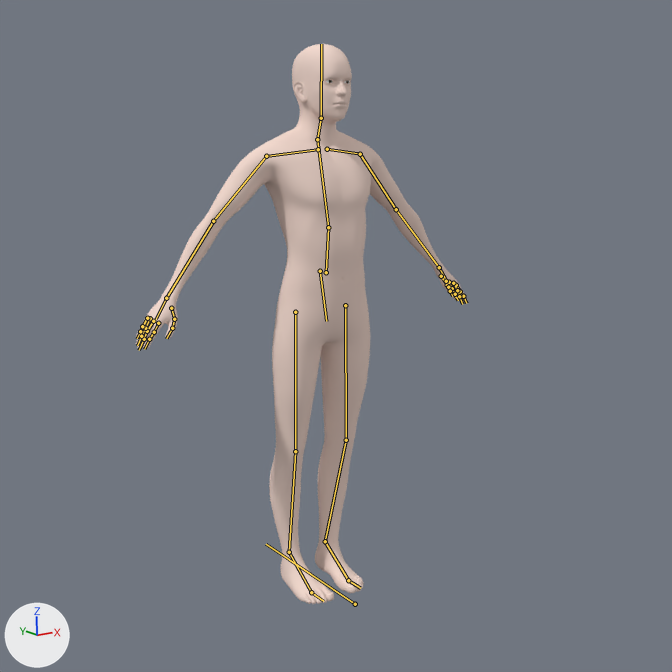
A saved change to the Blender file vsfs_unity_project/Assets/male_teen.blend.
The view is the same before and after, from the file's camera 'Camera'. Arrows for +X, +Y and +Z are at lower left; the lights stay in place. The bones that bend it are drawn over the model as lines.

In view in the first picture: 'male_teen_lo'.
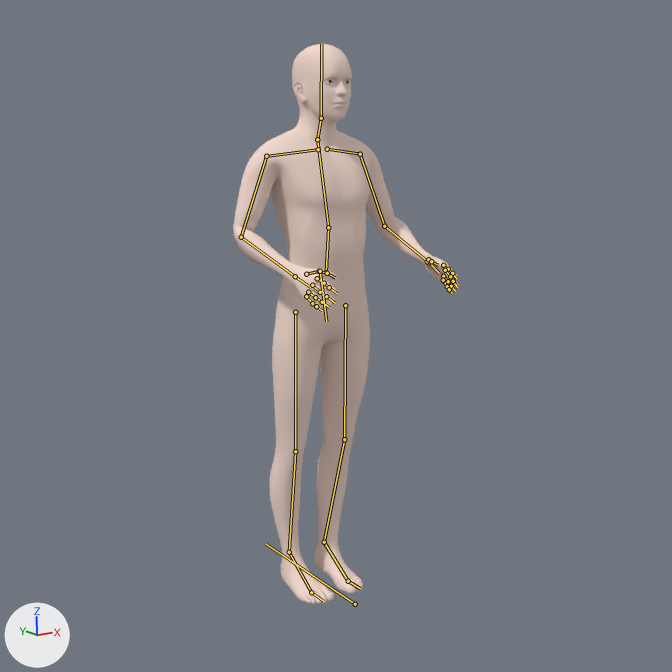
The newer file adds an action. The first version stands in its rest pose; the second is drawn at frame 1 of the action 'carrying_while_idle'.

Location of each change, [x1, y1, x2, y2] in pixels of the pictures (672 x 672 px):
'male_teen_lo', posed (32% narrower)
    before: [136, 44, 468, 604]
    after: [233, 44, 459, 604]

The change in detail:
Bone 'IK_arm.L' (bone_ik_arm_l) moves from (0.0, 0.0, 0.0) to (2.0, -1.66, -2.39).
Bone 'IK_arm.R' (bone_ik_arm_r) moves from (0.0, 0.0, 0.0) to (-2.0, -1.66, -2.39).
Bone 'elbow_target.L' (bone_elbow_target_l) moves from (0.0, 0.0, 0.0) to (-1.0, 0.0, 0.0).
Bone 'elbow_target.R' (bone_elbow_target_r) moves from (0.0, 0.0, 0.0) to (1.0, 0.0, 0.0).
